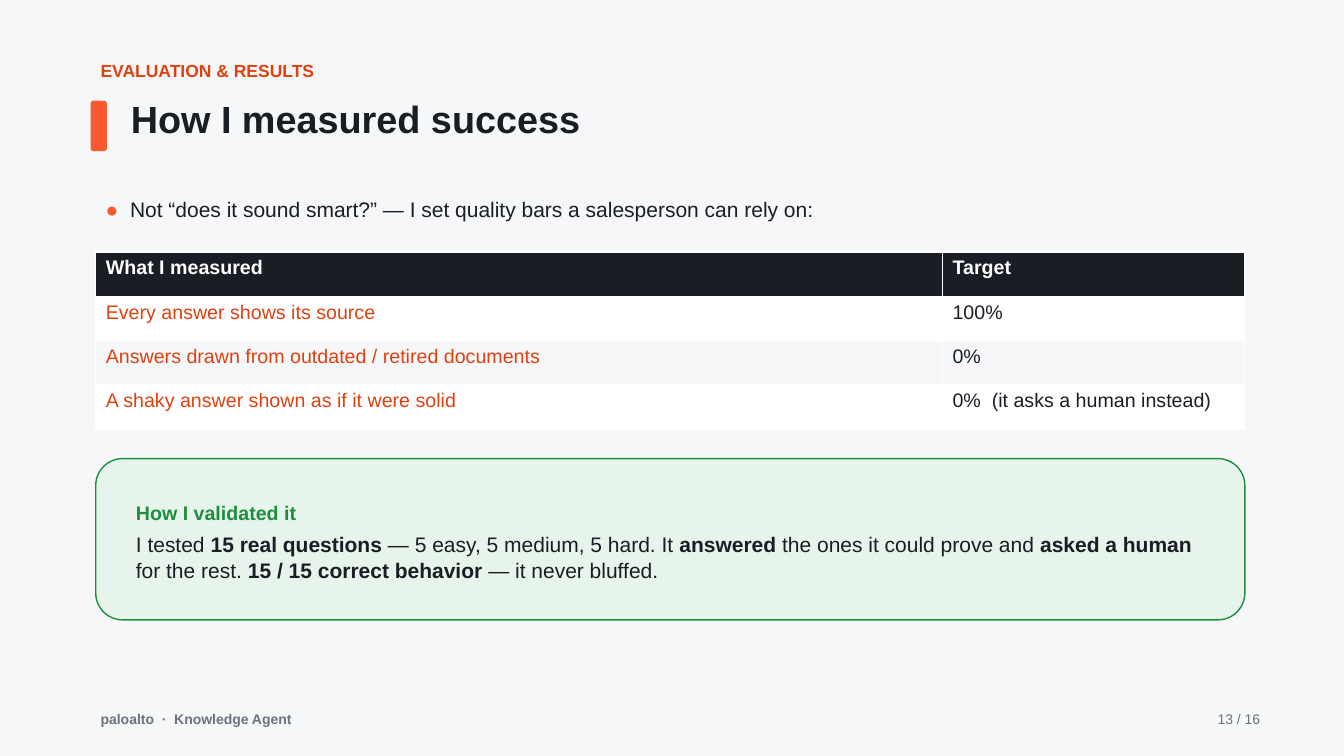
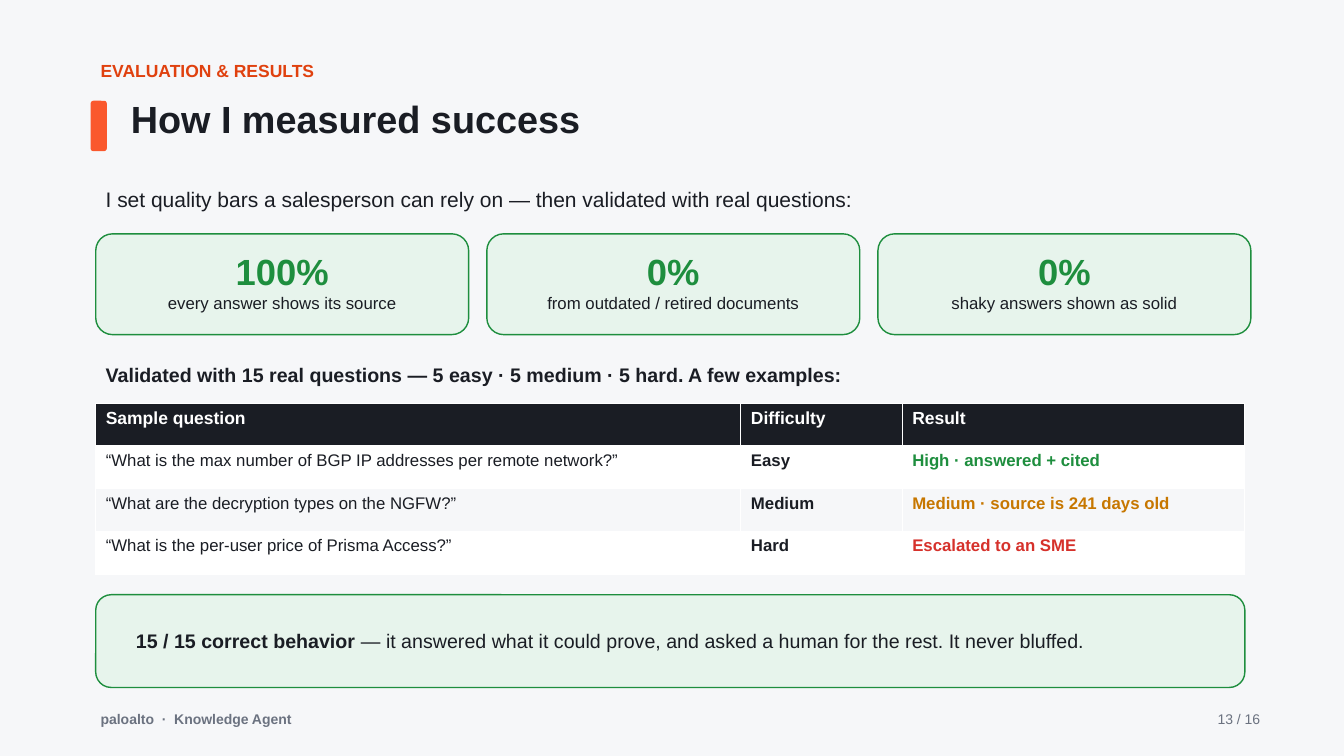
Before and after one commit to ashveej/PaloAltoknowledgeagent, a slide deck: slide 13 of presentation/Executive_Presentation.pptx. Drawn at 1344x756 pixels with LibreOffice and Linux fonts; fonts in the diff are those of the drawing. Boxes give left, top, right and bottom in pixels: in the first picture for what was removed or moved away, otherwise in the second. Text is boxed around its words. In the diff, an @@ line names an element or a change of style, - is before the commit and + after.

```diff
--- a/presentation/Executive_Presentation.pptx
+++ b/presentation/Executive_Presentation.pptx
@@ text at (106,191,852,211): text changed @@
-● Not “does it sound smart?” — I set quality bars a salesperson can rely on:
+I set quality bars a salesperson can rely on — then validated with real questions:
@@ rounded rectangle added at (96,234,469,335), fill #E7F4EC, outline #1E8E3E 1 pt @@
@@ rounded rectangle added at (487,234,860,335), fill #E7F4EC, outline #1E8E3E 1 pt @@
@@ rounded rectangle added at (878,234,1251,335), fill #E7F4EC, outline #1E8E3E 1 pt @@
@@ table removed at (96,252,1245,430), 4 rows, 2 columns @@
-What I measured | Target
-Every answer shows its source | 100%
-Answers drawn from outdated / retired documents | 0%
-A shaky answer shown as if it were solid | 0% (it asks a human instead)
@@ text added at (168,259,396,313), 12 pt, text #1A1D24 @@
+100%
+every answer shows its source
@@ text added at (547,259,799,309), 12 pt, text #1A1D24 @@
+0%
+from outdated / retired documents
@@ text added at (951,259,1176,313), 12 pt, text #1A1D24 @@
+0%
+shaky answers shown as solid
@@ text added at (106,367,841,386), 14 pt, text #1A1D24, bold @@
+Validated with 15 real questions — 5 easy · 5 medium · 5 hard. A few examples:
@@ table added at (96,403,1245,575), 4 rows, 3 columns @@
+Sample question | Difficulty | Result
+“What is the max number of BGP IP addresses per remote network?” | Easy | High · answered + cited
+“What are the decryption types on the NGFW?” | Medium | Medium · source is 241 days old
+“What is the per-user price of Prisma Access?” | Hard | Escalated to an SME
@@ rounded rectangle: place and size @@
-rounded rectangle at (96,459,1245,620)
+rounded rectangle at (96,595,1245,688)
@@ text at (136,633,1084,652): text changed; size 15 to 14 pt @@
-How I validated it
-I tested 15 real questions — 5 easy, 5 medium, 5 hard. It answered the ones it could prove and asked a human for the rest. 15 / 15 correct behavior — it never bluffed.
+15 / 15 correct behavior — it answered what it could prove, and asked a human for the rest. It never bluffed.
```
Also in this commit, not shown: 3 other slides changed, 1 other file.
